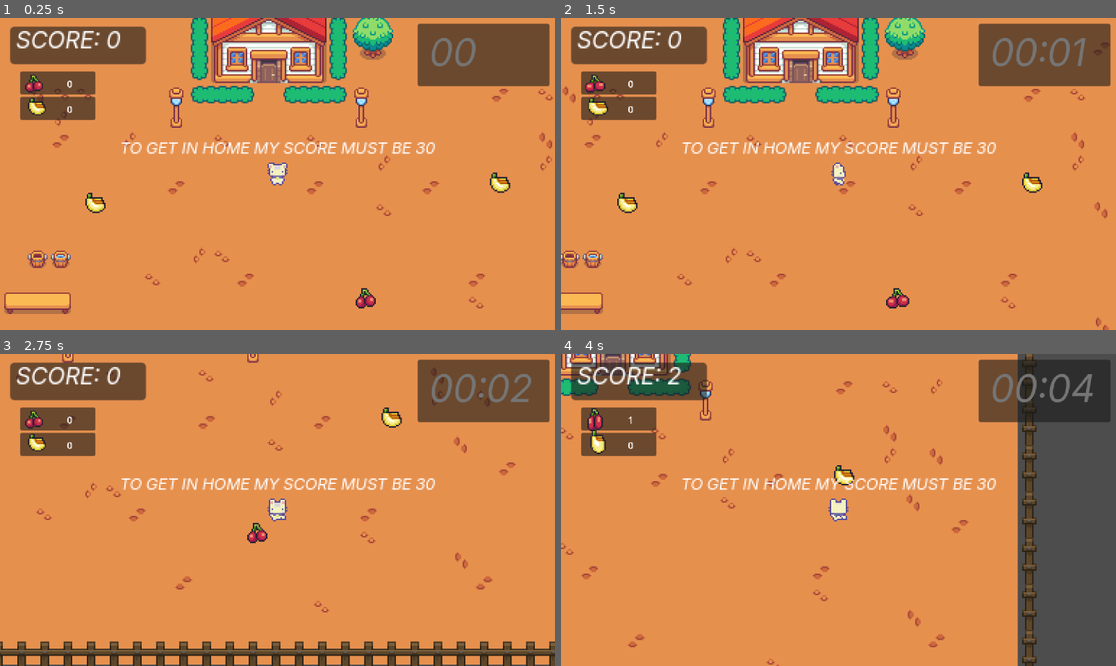
Above: before the commit, frames 1-4 (two rows, left to right).
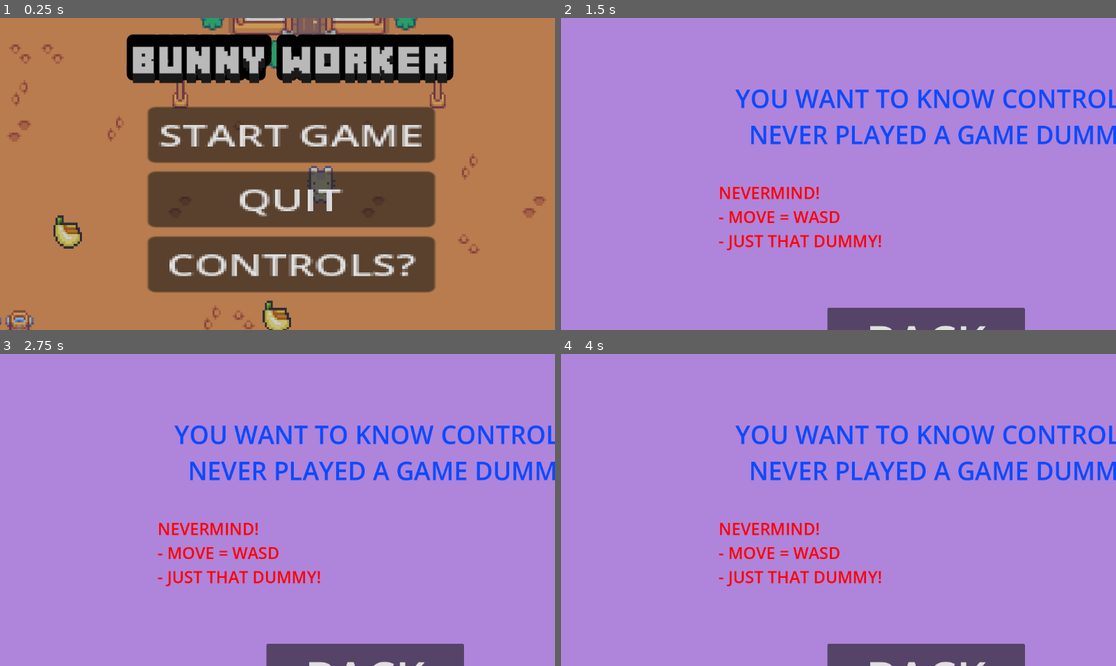
Above: after the commit, the same moments.

Repository: savageAryan/THE-RESOLUTION-WEEK-4
Game: Godot game, scene res://scene/start.tscn
Two runs of this game, one before a commit and one after it. Both use one fixed random seed, a clock stepped at 60 frames per second and the inputs below. Before the commit the project starts from res://scene/world.tscn.
Inputs (mouse positions are in pixels of both pictures, inside the frame that each line leads up to):
- Up to frame 1 (0.25 s): no input
- Up to frame 2 (1.5 s): click (855, 264) at 0.5 s, where only the run after the commit has a clickable "CONTROLS?"; tap Enter at 1.25 s; hold D (right) from 1.28 s (still down); tap Alt at 1.35 s
- Up to frame 3 (2.75 s): release D (right) at 2.03 s; hold S (down) from 2.03 s (still down); tap Shift at 2.1 s
- Up to frame 4 (4 s): release S (down) at 2.78 s; hold D (right) 2.78-3.53 s; tap Alt at 2.85 s; hold W (up) from 3.53 s (still down); tap Shift at 3.6 s

The runs differ from the first frame. In frame 1, 99% of the frame differs, in the area x 0-100%, y 0-100%; in frame 2, 100%; in frame 3, 100%; in frame 4, 100%.

Commit message:
game complete

Diff:
--- a/project.godot
+++ b/project.godot
@@ -11,14 +11,13 @@
 [application]
 
 config/name="godot rpg"
-run/main_scene="uid://dljwkp65b3r0s"
+run/main_scene="uid://mpb2qx03e4co"
 config/features=PackedStringArray("4.6", "GL Compatibility")
 config/icon="res://icon.svg"
 
 [autoload]
 
 GameManager="*uid://dnlbc1r1kw34"
-GlobalControl="*uid://dubw7xiueu1gd"
 
 [editor_plugins]
 
--- a/scene/house.tscn
+++ b/scene/house.tscn
@@ -983,20 +983,6 @@
 position = Vector2(539, 358)
 shape = SubResource("CircleShape2D_3bjdp")
 
-[node name="player" parent="." unique_id=341901192 instance=ExtResource("4_qg36w")]
-position = Vector2(539, 330)
-
-[node name="Camera2D" type="Camera2D" parent="player" unique_id=474910708]
-zoom = Vector2(3, 3)
-
-[node name="bed" type="Area2D" parent="." unique_id=237896272]
-position = Vector2(186, 111)
-script = ExtResource("6_qg36w")
-
-[node name="CollisionShape2D" type="CollisionShape2D" parent="bed" unique_id=390702044]
-position = Vector2(312, 54)
-shape = SubResource("CircleShape2D_52fq0")
-
 [node name="ColorRect" type="ColorRect" parent="." unique_id=1678463072]
 visible = false
 modulate = Color(0, 0, 0, 1)
@@ -1005,6 +991,20 @@
 offset_right = 928.0
 offset_bottom = 420.0
 
+[node name="player" parent="." unique_id=341901192 instance=ExtResource("4_qg36w")]
+position = Vector2(539, 330)
+
+[node name="Camera2D" type="Camera2D" parent="player" unique_id=474910708]
+zoom = Vector2(3, 3)
+
+[node name="bed" type="Area2D" parent="." unique_id=237896272]
+position = Vector2(186, 111)
+script = ExtResource("6_qg36w")
+
+[node name="CollisionShape2D" type="CollisionShape2D" parent="bed" unique_id=390702044]
+position = Vector2(312, 54)
+shape = SubResource("CircleShape2D_52fq0")
+
 [node name="AnimationPlayer" type="AnimationPlayer" parent="." unique_id=81575205]
 libraries/ = SubResource("AnimationLibrary_66jkb")
 
@@ -1023,6 +1023,14 @@
 offset_bottom = 254.0
 text = "QUIT"
 
+[node name="WINTEXT" type="Label" parent="." unique_id=857989176]
+visible = false
+offset_left = 388.0
+offset_top = 210.0
+offset_right = 553.0
+offset_bottom = 233.0
+text = "YOU WIN ,GOODBOY!"
+
 [connection signal="body_entered" from="door1" to="door1" method="_on_body_entered"]
 [connection signal="body_entered" from="bed" to="bed" method="_on_body_entered"]
 [connection signal="pressed" from="Button" to="bed" method="_on_button_pressed"]
--- /dev/null
+++ b/scene/loosescreen.tscn
@@ -0,0 +1,54 @@
+[gd_scene format=3 uid="uid://bg2dovbdauhu3"]
+
+[ext_resource type="FontFile" uid="uid://b5nnougjmxhag" path="res://assets/Inter_18pt-Italic.ttf" id="1_chd1f"]
+[ext_resource type="Script" uid="uid://ef7n7kpgry4j" path="res://script/loosescreen.gd" id="1_unlod"]
+
+[node name="loosescreen" type="Control" unique_id=1046365856]
+layout_mode = 3
+anchors_preset = 15
+anchor_right = 1.0
+anchor_bottom = 1.0
+grow_horizontal = 2
+grow_vertical = 2
+script = ExtResource("1_unlod")
+
+[node name="ColorRect" type="ColorRect" parent="." unique_id=1741773406]
+modulate = Color(0, 0, 0, 1)
+layout_mode = 0
+offset_right = 1545.8176
+offset_bottom = 968.0
+
+[node name="Label" type="Label" parent="." unique_id=2125136068]
+layout_mode = 1
+anchors_preset = 8
+anchor_left = 0.5
+anchor_top = 0.5
+anchor_right = 0.5
+anchor_bottom = 0.5
+offset_left = -20.0
+offset_top = -11.5
+offset_right = 20.0
+offset_bottom = 11.5
+grow_horizontal = 2
+grow_vertical = 2
+theme_override_fonts/font = ExtResource("1_chd1f")
+theme_override_font_sizes/font_size = 51
+text = "YOU LOST!! YOU NOOB!!"
+
+[node name="Button" type="Button" parent="." unique_id=1987238065]
+layout_mode = 1
+anchors_preset = 8
+anchor_left = 0.5
+anchor_top = 0.5
+anchor_right = 0.5
+anchor_bottom = 0.5
+offset_left = -141.5
+offset_top = 60.0
+offset_right = 141.5
+offset_bottom = 177.0
+grow_horizontal = 2
+grow_vertical = 2
+theme_override_font_sizes/font_size = 48
+text = "quit"
+
+[connection signal="pressed" from="Button" to="." method="_on_button_pressed"]
--- /dev/null
+++ b/scene/screencont.tscn
@@ -0,0 +1,52 @@
+[gd_scene format=3 uid="uid://cnyhg3ovd1mx3"]
+
+[ext_resource type="Script" uid="uid://cxb6skjx5l5t2" path="res://script/screencont.gd" id="1_6uloh"]
+
+[node name="screencont" type="Control" unique_id=1846038582]
+layout_mode = 3
+anchors_preset = 15
+anchor_right = 1.0
+anchor_bottom = 1.0
+grow_horizontal = 2
+grow_vertical = 2
+script = ExtResource("1_6uloh")
+
+[node name="ColorRect" type="ColorRect" parent="." unique_id=1294596044]
+modulate = Color(0.78431374, 0.57254905, 1, 0.8)
+layout_mode = 0
+offset_right = 1470.0
+offset_bottom = 1031.0
+
+[node name="Label" type="Label" parent="." unique_id=1591086618]
+layout_mode = 0
+offset_left = 362.0
+offset_top = 131.0
+offset_right = 1227.0
+offset_bottom = 278.0
+theme_override_colors/font_color = Color(0.043137256, 0.2901961, 1, 1)
+theme_override_font_sizes/font_size = 52
+text = "YOU WANT TO KNOW CONTROLS?
+  NEVER PLAYED A GAME DUMMY?"
+
+[node name="Label2" type="Label" parent="." unique_id=30077782]
+layout_mode = 0
+offset_left = 327.0
+offset_top = 339.0
+offset_right = 666.0
+offset_bottom = 486.0
+theme_override_colors/font_color = Color(1, 0, 0, 1)
+theme_override_font_sizes/font_size = 34
+text = "NEVERMIND!
+- MOVE = WASD
+- JUST THAT DUMMY!"
+
+[node name="Button" type="Button" parent="." unique_id=301003972]
+layout_mode = 0
+offset_left = 553.0
+offset_top = 602.0
+offset_right = 963.0
+offset_bottom = 742.0
+theme_override_font_sizes/font_size = 96
+text = "BACK"
+
+[connection signal="pressed" from="Button" to="." method="_on_button_pressed"]
--- /dev/null
+++ b/scene/start.tscn
@@ -0,0 +1,89 @@
+[gd_scene format=3 uid="uid://mpb2qx03e4co"]
+
+[ext_resource type="Script" uid="uid://7hqt3ijym6u7" path="res://script/start.gd" id="1_pyxt3"]
+[ext_resource type="Texture2D" uid="uid://bwh8wf8fnuu5d" path="res://assets/godot rpg (DEBUG) 28-04-2026 20_10_34.png" id="2_gbpcu"]
+[ext_resource type="FontFile" uid="uid://2xwgsaw1rr5b" path="res://assets/Craft3D-Clean.otf" id="3_xmel7"]
+
+[node name="Control" type="Control" unique_id=356216301]
+layout_mode = 3
+anchors_preset = 15
+anchor_right = 1.0
+anchor_bottom = 1.0
+grow_horizontal = 2
+grow_vertical = 2
+script = ExtResource("1_pyxt3")
+
+[node name="TextureRect" type="TextureRect" parent="." unique_id=2143380322]
+modulate = Color(1, 1, 1, 0.7019608)
+layout_mode = 0
+offset_left = -135.0
+offset_top = -186.0
+offset_right = 1467.8003
+offset_bottom = 878.0
+texture = ExtResource("2_gbpcu")
+
+[node name="Button" type="Button" parent="." unique_id=940474727]
+layout_mode = 1
+anchors_preset = 8
+anchor_left = 0.5
+anchor_top = 0.5
+anchor_right = 0.5
+anchor_bottom = 0.5
+offset_left = -268.99997
+offset_top = -139.0
+offset_right = -162.99997
+offset_bottom = -108.0
+grow_horizontal = 2
+grow_vertical = 2
+scale = Vector2(5.6208315, 3.7242775)
+text = "START GAME"
+
+[node name="Button2" type="Button" parent="." unique_id=521845217]
+layout_mode = 1
+anchors_preset = 8
+anchor_left = 0.5
+anchor_top = 0.5
+anchor_right = 0.5
+anchor_bottom = 0.5
+offset_left = -268.99997
+offset_top = -5.0
+offset_right = -162.99997
+offset_bottom = 26.0
+grow_horizontal = 2
+grow_vertical = 2
+scale = Vector2(5.6208315, 3.7242775)
+text = "QUIT"
+
+[node name="Button3" type="Button" parent="." unique_id=1277336844]
+layout_mode = 1
+anchors_preset = 8
+anchor_left = 0.5
+anchor_top = 0.5
+anchor_right = 0.5
+anchor_bottom = 0.5
+offset_left = -269.0
+offset_top = 130.0
+offset_right = -163.0
+offset_bottom = 161.0
+grow_horizontal = 2
+grow_vertical = 2
+scale = Vector2(5.6208315, 3.7242775)
+text = "CONTROLS?"
+
+[node name="Label" type="Label" parent="." unique_id=2137436192]
+layout_mode = 0
+offset_left = 270.0
+offset_top = 36.0
+offset_right = 932.0
+offset_bottom = 131.0
+theme_override_colors/font_shadow_color = Color(0, 0, 0, 1)
+theme_override_constants/shadow_offset_y = 6
+theme_override_constants/outline_size = 12
+theme_override_constants/shadow_outline_size = 51
+theme_override_fonts/font = ExtResource("3_xmel7")
+theme_override_font_sizes/font_size = 100
+text = "BUNNY WORKER"
+
+[connection signal="pressed" from="Button" to="." method="_on_button_pressed"]
+[connection signal="pressed" from="Button2" to="." method="_on_button_2_pressed"]
+[connection signal="pressed" from="Button3" to="." method="_on_button_3_pressed"]
--- a/scene/world.tscn
+++ b/scene/world.tscn
@@ -842,13 +842,13 @@
 position = Vector2(542, 287)
 
 [node name="text" type="Label" parent="player" unique_id=1600293650]
-offset_left = -109.0
+offset_left = -119.0
 offset_top = -25.0
-offset_right = 110.0
+offset_right = 117.0
 offset_bottom = -11.0
 theme_override_fonts/font = ExtResource("4_yur6x")
-theme_override_font_sizes/font_size = 11
-text = "TO GET IN HOME MY SCORE MUST BE 30"
+theme_override_font_sizes/font_size = 9
+text = "TO GET IN HOME MY SCORE MUST BE 30(before 1 min)"
 script = ExtResource("5_f345f")
 
 [node name="Panel" type="Panel" parent="player" unique_id=1266919907]
--- a/script/bed.gd
+++ b/script/bed.gd
@@ -3,15 +3,19 @@
 @onready var button: Button = $"../Button"
 @onready var animated_sprite_2d: AnimatedSprite2D = $"../AnimatedSprite2D"
 @onready var player: CharacterBody2D = $"../player"
+@onready var color_rect: ColorRect = $"../ColorRect"
+@onready var wintext: Label = $"../WINTEXT"
 
 
 func _on_body_entered(body: Node2D) -> void:
 	if body.is_in_group("player"):
 		animated_sprite_2d.visible = true
 		button.visible = true
+		color_rect.visible = true
 		animation_player.play("endwin")
 		player.process_mode = Node.PROCESS_MODE_DISABLED
 		player.visible = false
+		wintext.visible = true
 
 
 func _on_button_pressed() -> void:
--- a/script/control.gd
+++ b/script/control.gd
@@ -15,3 +15,6 @@
 	var m = int(total_time_in_sec / 60.0)
 	var s = total_time_in_sec - m * 60
 	$Label.text = '%02d:%02d' % [m, s]
+
+	if total_time_in_sec == 60:
+		get_tree().change_scene_to_file('res://scene/loosescreen.tscn')
--- /dev/null
+++ b/script/loosescreen.gd
@@ -0,0 +1,15 @@
+extends Control
+
+
+# Called when the node enters the scene tree for the first time.
+func _ready() -> void:
+	pass # Replace with function body.
+
+
+# Called every frame. 'delta' is the elapsed time since the previous frame.
+func _process(delta: float) -> void:
+	pass
+
+
+func _on_button_pressed() -> void:
+	get_tree().quit()
--- /dev/null
+++ b/script/screencont.gd
@@ -0,0 +1,8 @@
+extends Control
+
+
+# Called when the node enters the scene tree for the first time.
+
+
+func _on_button_pressed() -> void:
+	get_tree().change_scene_to_file("res://scene/start.tscn")
--- /dev/null
+++ b/script/start.gd
@@ -0,0 +1,20 @@
+extends Control
+
+@onready var button: Button = $Button
+@onready var button_2: Button = $Button2
+@onready var button_3: Button = $Button3
+
+
+
+func _on_button_pressed() -> void:
+	get_tree().change_scene_to_file("res://scene/world.tscn")
+
+
+
+
+func _on_button_2_pressed() -> void:
+	get_tree().quit()
+
+
+func _on_button_3_pressed() -> void:
+	get_tree().change_scene_to_file("res://scene/screencont.tscn")
Binary file added: assets/Craft3D-Clean.otf
Not shown, added: assets/Craft3D-Clean.otf.import
Binary file added: assets/godot rpg (DEBUG) 28-04-2026 20_10_34.png
Not shown, added: assets/godot rpg (DEBUG) 28-04-2026 20_10_34.png.import
Not shown, added: export_presets.cfg
Not shown, added: script/loosescreen.gd.uid
Not shown, added: script/screencont.gd.uid
Not shown, added: script/start.gd.uid
